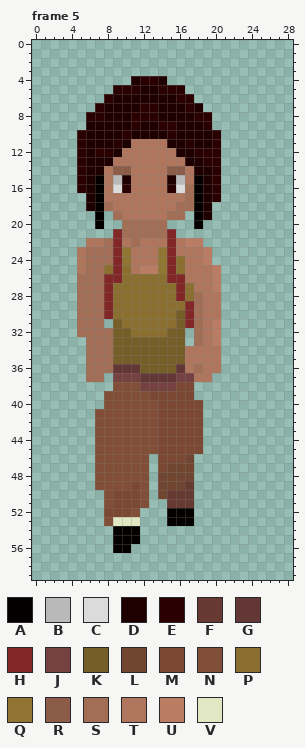
Pixel-art file: Source/character_walking.aseprite. That is the earlier state.
29x60 pixels, 48 frames. Colours within 5 levels of each other are drawn and written as one. Shown: frame 5. The commit also changed other frames, which this record leaves out.
Palette (. is transparent): A #050000  B #bab9b9  C #dbdbdb  D #1f0000  E #2b0000  F #663931  G #643737  H #822727  J #754141  K #765e29  L #714631  M #7b4833  N #814e37  P #8a6f30  Q #917533  R #8b5d49  S #a36e56  T #b0765d  U #ba7d63  V #e1e7c3
Pixels before, frame 5, first column x 5:
 4 ......DEED......
 5 ....EEEDDEEE....
 6 ...EDDDDDDDEE...
 7 ..EDDDDEEDDDED..
 8 .EEDDDEEEDDDDEE.
 9 .DDDDDEDDEEDDDE.
10 EDDDDEDDDDEDDDDE
11 EDDDEDTTTTDDEDDE
12 EDEEDTTTTTTDDEEE
13 EDDDTTTTTTTTDDEE
14 EDDTRRTTTTRRTDDE
15 EDATBDTTTTDBTADE
16 EDATCETTTTECSADE
17 .DATTTTTTTTTSADE
18 .DASTTTTTTTSSAD.
19 ..A.STTTTTSS.AD.
20 ..A..SSSSS...A..
21 ....HSSSSSH.....
22 .TTSHTSTTTHTUU..
23 TSSSHQTTTQHTTTU.
24 TSSSHQTTTQHPTTU.
25 TSSPHPTUUQHPTTTU
26 SSSHHPPPPPHHTTTU
27 SSSHPPPPPPPHPTTU
28 SSSHPPPPPPPHPSTT
29 SSSHPPPPPPPPHSTT
30 SSSHPPPPPPPKHSTT
31 SSS.KPPPPPPKHSTU
32 SSSSKKPPPPKK.STU
33 .SSSKKKKKKKK.STU
34 .SSSKKKKKKKKTTTT
35 .SSSKKKKKKKKTTTT
36 .SSSGGGKKKKGTSTT
37 .SS.JJJGGGGJJTT.
38 ....NNNJJJJMM...
39 ...NNNNNMMMMM...
40 ...NNNNNNMMMMM..
41 ..NNNNNNNMMMMM..
42 ..NNNNNNNMMMMM..
43 ..NNNNNNNMMMMM..
44 ..NNNNNNNMMMMM..
45 ..NNNNNNNMMMMM..
46 ..NNNNNN.MMML...
47 ..NNNNNN.MLLL...
48 ..NNNNNN.LLLL...
49 ..NNNNMN.LLLF...
50 ...NMMMN.LFFF...
51 ...NMMMN..FFF...
52 ...MMMN...AAA...
53 ...NVVV...AAA...
54 ....AAA.........
55 ....AAA.........
56 ....AA..........
Now the later version:
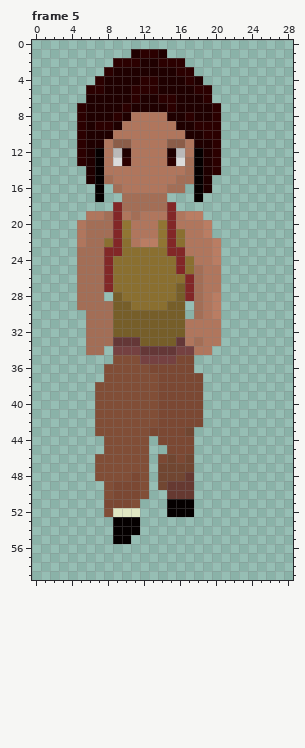
Change:
layer "Flattened" removed
Changed rows in their new state; - is an unchanged pixel.
Frame 5:
first column x 5:
 1 ------DEED------
 2 ----EEEDDEEE----
 3 ---EDDDDDDDEE---
 4 --EDDD----DDED--
 5 -EEDDD-EEDDDDEE-
 6 -DDD--E--EEDDDE-
 7 EDD--E-DD-E-D-DE
 8 EDD-E-TTTT--EDDE
 9 E-EE-TTTTTT--E-E
10 ----TTTTTTTT--E-
11 ---TRR----RRT---
12 --ATBD----DBTAD-
13 --ATCE----ECSAD-
14 .-A-TT----TTSA--
15 .--STT----TSS--.
16 ..-.ST----SS.--.
17 -.-..SSSSS...-..
18 -...HSSSSSH....-
19 -TTSH-S---HTUU.-
20 TSSSHQTTTQHTTTU-
21 TSSS-QTTTQ-PTTU-
22 TSSP-PTUUQ-PTTTU
23 S--H-PPPPP-H--TU
24 S--HPPPPPPPHP-TU
25 S--HP-PPPPPHPS-T
26 ----P-----PPHS-T
27 -----------KHS-T
28 ---.K------KH--U
29 ---SKK----KK.--U
30 .--SKKKKKKK-.--U
31 .--S-KKKKKK-TT-T
32 .-----KKKK--TT-T
33 ----GGG----GT--T
34 ---.JJJGGGGJJ--.
35 -...NNNJJJJMM...
36 -..NNNNNMMMMM...
37 -..NNNNNNMMMMM.-
38 --NN---NNMM--M--
39 --N-----N----M--
40 --N-------------
43 --------M---L.--
44 --.-----.----.--
45 --.-----..---.--
46 ----------L-----
47 ---------L------
48 ------M-----F---
49 --.-MM----FF----
50 ---------.------
51 ---M--N.--AAA---
52 ---NVVV---------
53 ---.AAA---...---
55 ------.---------
56 ----..----------
Pixel boxes of the changes (left, top, right, bottom) in both pictures:
changed: (77, 49, 221, 553)
